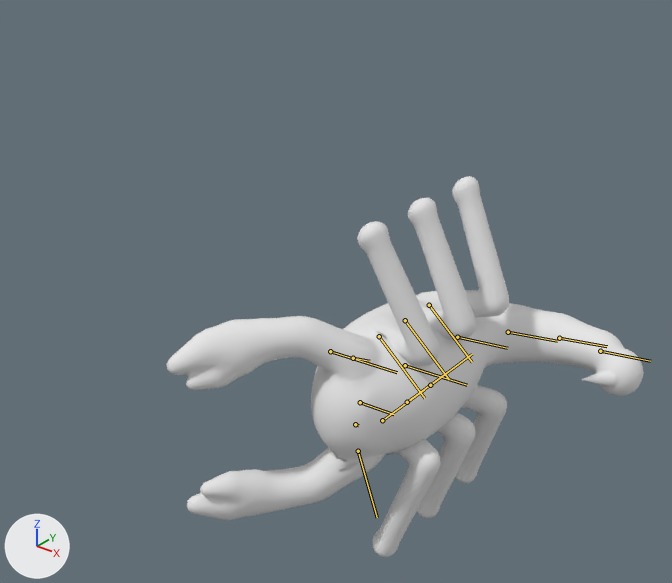
One commit to the FBX model Assets/_Game/Resources/Art/Enemies/sand_scorpion/sand_scorpion.fbx: the scene before it, then after it.
Camera for both pictures: a 50 mm lens placed at (1.709, -1.985, 1.507), pointed at (0.178, -0.071, 0.32). Every picture has the same lights, and +X, +Y and +Z are marked at lower left. The older version comes first. Both versions are drawn at frame 24 of the action 'Rig|Die'; the numbers are the values there. The bones that bend it are drawn over the model as lines.

In view in the first picture: 'Body'.
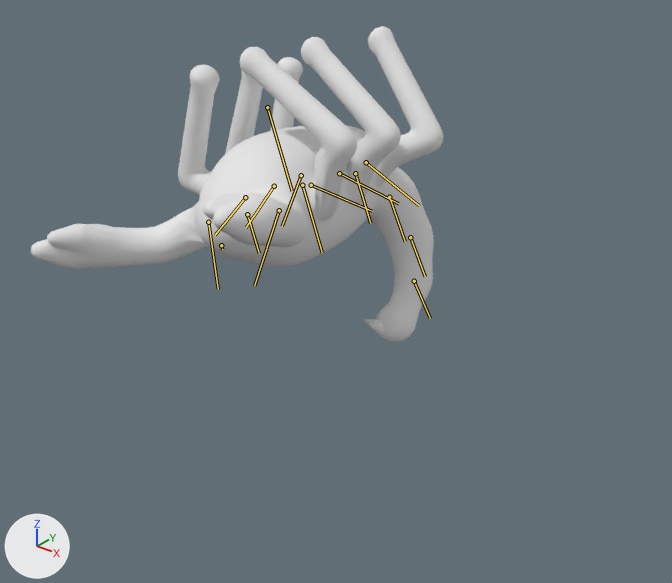
The edits, one by one:
Bone 'root' (bone_root) moves from (0.1, 0.06, 0.0) to (-0.135, 0.799, 0.0).
Bone 'root' (bone_root) turns from (0, 0, -86) to (0, 0, -160) degrees about its own x, y and z.
Bone 'head' (bone_head) turns from (0, 0, 0) to (0, 24, 0) degrees about its own x, y and z.
Bone 'tail1' (bone_tail1) turns from (-6, -4, 0) to (-2, 5, 0) degrees about its own x, y and z.
Bone 'tail2' (bone_tail2) turns from (-5, -3, 0) to (-2, 5, 0) degrees about its own x, y and z.
Bone 'tail3' (bone_tail3) turns from (-1, -1, 0) to (-2, 5, 0) degrees about its own x, y and z.
Bone 'tail4' (bone_tail4) turns from (3, 2, 0) to (-2, 5, 0) degrees about its own x, y and z.
Bone 'arm.R' (bone_arm_r) turns from (35, 0, 30) to (28, 0, -22) degrees about its own x, y and z.
Bone 'arm.L' (bone_arm_l) turns from (35, 0, -30) to (28, 0, 22) degrees about its own x, y and z.
Bone 'leg1.R' (bone_leg1_r) turns from (0, 0, -45) to (0, -10, 62) degrees about its own x, y and z.
Bone 'leg2.R' (bone_leg2_r) turns from (0, 0, -45) to (0, -10, 58) degrees about its own x, y and z.
Bone 'leg3.R' (bone_leg3_r) turns from (0, 0, -45) to (0, -10, 44) degrees about its own x, y and z.
Bone 'leg1.L' (bone_leg1_l) turns from (0, 0, 45) to (0, 10, -62) degrees about its own x, y and z.
Bone 'leg2.L' (bone_leg2_l) turns from (0, 0, 45) to (0, 10, -58) degrees about its own x, y and z.
Bone 'leg3.L' (bone_leg3_l) turns from (0, 0, 45) to (0, 10, -44) degrees about its own x, y and z.

Boxes (x1, y1, x2, y2) around the edits, measured in the pictures (672 x 583 px):
'Body', posed (14% narrower, 17% shorter)
    before: (166, 176, 643, 557)
    after: (31, 26, 443, 342)
bone 'root', root to tip
    before: (330, 351) to (397, 372)
    after: (267, 107) to (292, 191)
bone 'head', root to tip
    before: (360, 402) to (394, 414)
    after: (247, 214) to (259, 253)
bone 'tail1', root to tip
    before: (457, 337) to (507, 348)
    after: (355, 173) to (370, 223)
bone 'tail2', root to tip
    before: (508, 332) to (557, 341)
    after: (389, 197) to (405, 241)
bone 'tail3', root to tip
    before: (559, 338) to (607, 346)
    after: (410, 237) to (425, 276)
bone 'tail4', root to tip
    before: (600, 351) to (650, 361)
    after: (414, 281) to (430, 318)
bone 'arm.R', root to tip
    before: (353, 358) to (369, 361)
    after: (279, 210) to (254, 285)
bone 'arm.L', root to tip
    before: (358, 451) to (377, 517)
    after: (208, 222) to (218, 289)
bone 'leg1.R', root to tip
    before: (379, 336) to (424, 398)
    after: (311, 185) to (372, 211)
bone 'leg2.R', root to tip
    before: (405, 320) to (449, 379)
    after: (339, 173) to (398, 203)
bone 'leg3.R', root to tip
    before: (429, 305) to (472, 362)
    after: (366, 162) to (419, 205)
bone 'leg1.L', root to tip
    before: (382, 420) to (424, 389)
    after: (245, 197) to (215, 235)
bone 'leg2.L', root to tip
    before: (407, 402) to (449, 371)
    after: (274, 186) to (246, 227)
bone 'leg3.L', root to tip
    before: (430, 385) to (472, 354)
    after: (301, 175) to (282, 226)
